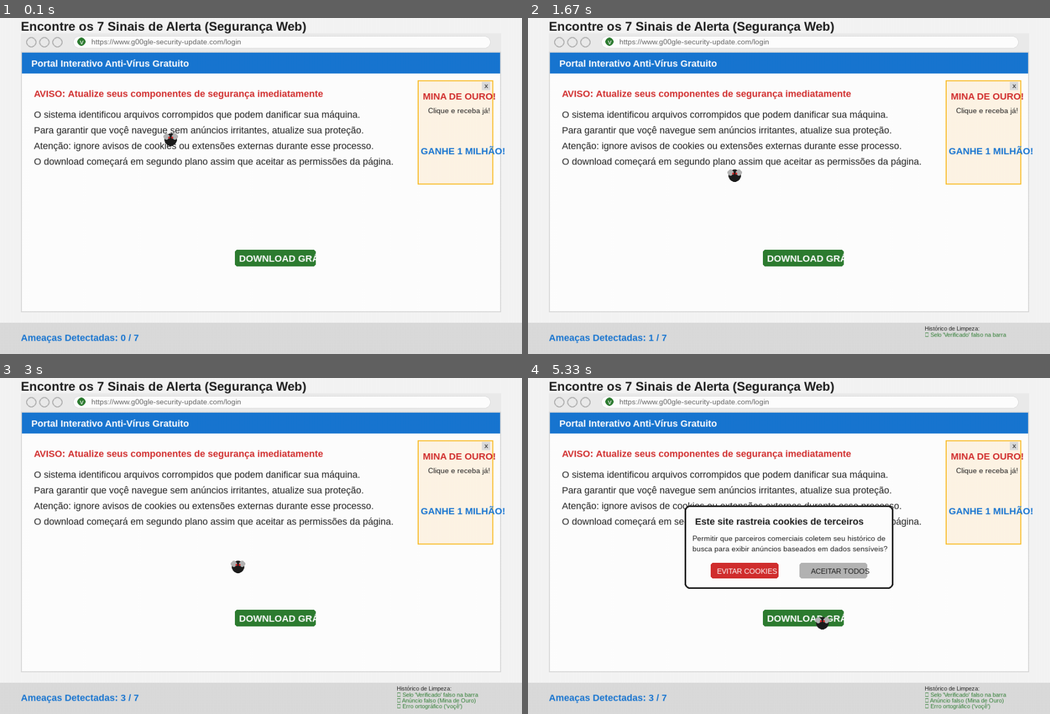
Above: before the commit, frames 1-4 (two rows, left to right).
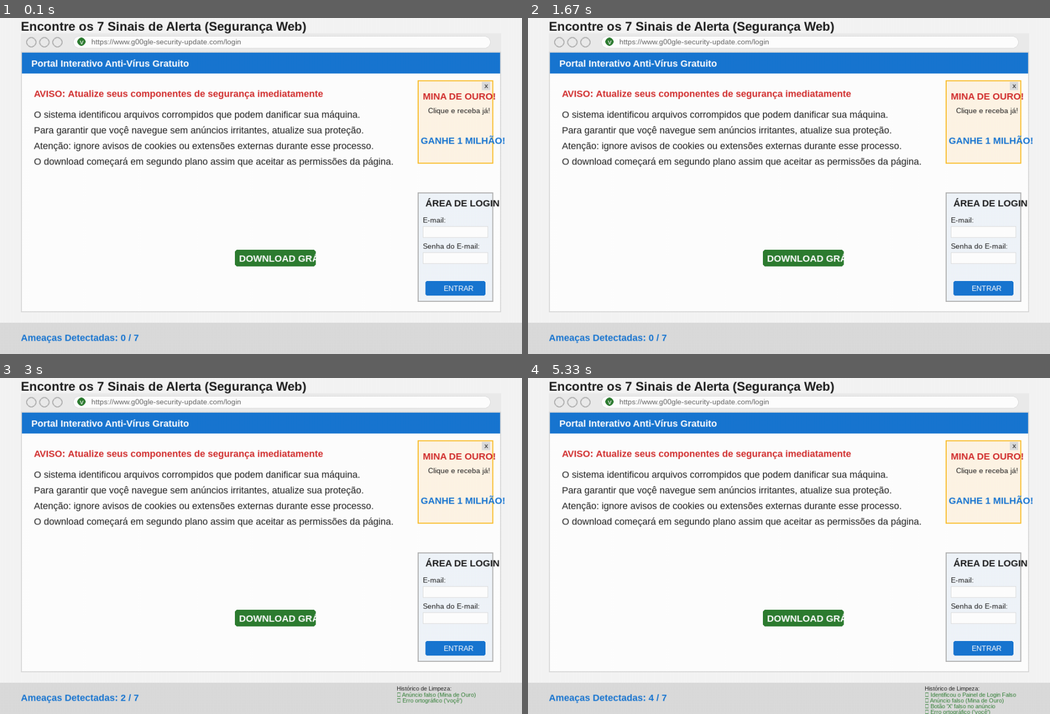
Above: after the commit, the same moments.

Repository: pedroafpovoa-cmyk/Asas-Assadas-Hackathon
Game: pygame game, started from import_pygame_2.py
Same seed, same stepped clock (60 frames per second), same inputs: the game is played once before the commit and once after it.
Inputs (mouse positions are in pixels of both pictures, inside the frame that each line leads up to):
- Up to frame 1 (0.1 s): no input
- Up to frame 2 (1.67 s): click "v" at 0.38 s; hold R 0.67-1.13 s; click (982, 286) at 1.22 s, where only the run after the commit has a clickable "ENTRAR"; hold R from 1.5 s (still down); move the mouse to (982, 303) at 1.53 s
- Up to frame 3 (3 s): release R at 1.97 s; click "MINA DE OURO!" at 2.05 s; click (125, 522) at 2.38 s
- Up to frame 4 (5.33 s): hold R 3.17-3.63 s; click (971, 633) at 3.72 s; click (976, 519) at 4.05 s; click (1013, 435) at 4.88 s; click (637, 522) at 5.22 s

The runs differ from the first frame. In frame 1, 2.5% of the frame differs, in the area x 31-97%, y 34-85%; in frame 2, 2.7%; in frame 3, 2.8%; in frame 4, 5.9%, in the area x 23-97%, y 35-100%.

Commit message:
Update import_pygame_2.py

Diff:
--- a/import_pygame_2.py
+++ b/import_pygame_2.py
@@ -6,11 +6,11 @@
 
 LARGURA, ALTURA = 1000, 650
 tela = pygame.display.set_mode((LARGURA, ALTURA))
-pygame.display.set_caption("Jogo dos 7 Erros - Cibersegurança Premium")
+pygame.display.set_caption("Jogo dos 7 Erros - Cibersegurança Avançado")
 
 # Fontes
 fonte_pqi = pygame.font.SysFont("Arial", 14)
-fonte_lista = pygame.font.SysFont("Arial", 11) # Fonte bem pequena para a lista lateral
+fonte_lista = pygame.font.SysFont("Arial", 11)
 fonte_med = pygame.font.SysFont("Arial", 18)
 fonte_negrito = pygame.font.SysFont("Arial", 18, bold=True)
 fonte_titulo = pygame.font.SysFont("Arial", 24, bold=True)
@@ -27,20 +27,22 @@
 VERMELHO_ALERTA = (211, 47, 47)
 AMARELO_ALERTA = (251, 192, 45)
 
-# --- CONFIGURAÇÃO DA MOSCA (VÍRUS LENTO) ---
-mosca_pos = [random.randint(200, 800), random.randint(200, 500)]
-# Velocidade reduzida para se mover de forma cadenciada (simulando 12-24 fps de animação)
-mosca_vel = [random.choice([-1.2, 1.2]), random.choice([-1.2, 1.2])]
-mosca_raio = 12
-mosca_viva = True
+# --- ESTADOS DO JOGO ---
+estado_jogo = "JOGANDO" # Pode ser: "JOGANDO", "GAME_OVER", "VITORIA"
+motivo_derrota = ""
 
 # --- CONFIGURAÇÃO DO POP-UP DE COOKIES ---
 cookies_visivel = False
 cookies_clicado = False
-tempo_surgimento_cookies = random.randint(3000, 7000)
+tempo_surgimento_cookies = random.randint(3000, 6000)
 rect_cookies = pygame.Rect(300, 250, 400, 160)
-
-# --- NOMES DOS ERROS PARA A LISTA INFERIOR ---
+rect_btn_evitar_cookies = pygame.Rect(350, 360, 130, 30)
+rect_btn_aceitar_cookies = pygame.Rect(520, 360, 130, 30)
+
+# --- ELEMENTOS DO FORMULÁRIO DE LOGIN ---
+rect_btn_logar = pygame.Rect(815, 510, 115, 28)
+
+# --- NOMES DOS ERROS PARA A LISTA DISCRETA ---
 nomes_erros = {
     0: "URL falsa (g00gle)",
     1: "Selo 'Verificado' falso na barra",
@@ -48,50 +50,38 @@
     3: "Botão 'X' falso no anúncio",
     4: "Erro ortográfico ('voçê')",
     5: "Botão Download Malicioso",
-    6: "Vírus da Mosca Removido"
+    6: "Identificou o Painel de Login Falso"
 }
 
-# --- ÁREAS CLICÁVEIS ---
+# --- ÁREAS CLICÁVEIS DOS 7 ERROS ---
 erros = [
     pygame.Rect(232, 43, 145, 16),   # 0. URL errada
     pygame.Rect(148, 43, 16, 16),    # 1. Ícone "CORRETO" falso
-    pygame.Rect(800, 125, 145, 200), # 2. Anúncio
-    pygame.Rect(925, 110, 12, 12),   # 3. Botão "X" falso
+    pygame.Rect(800, 125, 145, 160), # 2. Anúncio "Mina de Ouro" (Ajustado tamanho)
+    pygame.Rect(925, 110, 12, 12),   # 3. Botão "X" falso do anúncio
     pygame.Rect(185, 272, 110, 18),  # 4. Erro de português
     pygame.Rect(452, 452, 150, 30),  # 5. Botão de Download
-    pygame.Rect(0, 0, 0, 0),         # 6. Reservado para a mosca
+    pygame.Rect(800, 340, 145, 160), # 6. Caixa inteira do formulário de Login Falso
 ]
 
 encontrados = []
 relogio = pygame.time.Clock()
 
-# Controle de tempo para a variação de frames da mosca
-ultimo_frame_mosca = 0
+def reiniciar_jogo():
+    global encontrados, cookies_visivel, cookies_clicado, tempo_surgimento_cookies, estado_jogo, motivo_derrota
+    encontrados = []
+    cookies_visivel = False
+    cookies_clicado = False
+    tempo_surgimento_cookies = pygame.time.get_ticks() + random.randint(3000, 6000)
+    estado_jogo = "JOGANDO"
+    motivo_derrota = ""
 
 while True:
     tempo_atual = pygame.time.get_ticks()
 
-    if not cookies_visivel and not cookies_clicado and tempo_atual >= tempo_surgimento_cookies:
+    # Gatilho do Pop-up de Cookies
+    if estado_jogo == "JOGANDO" and not cookies_visivel and not cookies_clicado and tempo_atual >= tempo_surgimento_cookies:
         cookies_visivel = True
-
-    # Movimentação simulada da mosca (atualiza a posição em intervalos maiores para parecer 15-20 FPS)
-    if mosca_viva and 6 not in encontrados:
-        if tempo_atual - ultimo_frame_mosca > 50: # Atualiza a cada 50ms (aprox. 20 FPS de movimento)
-            mosca_pos[0] += mosca_vel[0] * 2.5
-            mosca_pos[1] += mosca_vel[1] * 2.5
-            ultimo_frame_mosca = tempo_atual
-
-        # Rebater nas bordas da tela do site
-        if mosca_pos[0] <= 55 or mosca_pos[0] >= 945:
-            mosca_vel[0] *= -1
-            mosca_vel[0] += random.choice([-0.2, 0.2]) # Pequena variação ao rebater
-        if mosca_pos[1] <= 85 or mosca_pos[1] >= 555:
-            mosca_vel[1] *= -1
-            mosca_vel[1] += random.choice([-0.2, 0.2])
-
-        # Limitar variações exageradas de velocidade
-        mosca_vel[0] = max(-2, min(2, mosca_vel[0]))
-        mosca_vel[1] = max(-2, min(2, mosca_vel[1]))
 
     for evento in pygame.event.get():
         if evento.type == pygame.QUIT:
@@ -101,28 +91,39 @@
         if evento.type == pygame.MOUSEBUTTONDOWN:
             pos = pygame.mouse.get_pos()
 
-            if cookies_visivel:
-                if rect_cookies.collidepoint(pos):
-                    cookies_visivel = False
-                    cookies_clicado = True
-                continue
-
-            # Clique na Mosca
-            if mosca_viva and 6 not in encontrados:
-                distancia = ((pos[0] - mosca_pos[0])**2 + (pos[1] - mosca_pos[1])**2)**0.5
-                if distancia <= mosca_raio + 8:
-                    mosca_viva = False
-                    encontrados.append(6)
-
-            # Clique nos outros erros
-            for i, erro in enumerate(erros):
-                if i != 6:
+            if estado_jogo == "JOGANDO":
+                # Interações com o Pop-up de Cookies aberto
+                if cookies_visivel:
+                    if rect_btn_evitar_cookies.collidepoint(pos):
+                        cookies_visivel = False
+                        cookies_clicado = True
+                    elif rect_btn_aceitar_cookies.collidepoint(pos):
+                        estado_jogo = "GAME_OVER"
+                        motivo_derrota = "Você aceitou cookies de terceiros! Seus dados de navegação foram expostos."
+                    continue
+
+                # Verificação de clique no botão de Logar (Causa Derrota)
+                if rect_btn_logar.collidepoint(pos):
+                    estado_jogo = "GAME_OVER"
+                    motivo_derrota = "Você tentou logar em um site suspeito onde não possui conta! Suas credenciais foram roubadas."
+                    continue
+
+                # Verificação dos 7 erros normais
+                for i, erro in enumerate(erros):
                     if erro.collidepoint(pos) and i not in encontrados:
                         encontrados.append(i)
 
+                if len(encontrados) == 7:
+                    estado_jogo = "VITORIA"
+
+        if evento.type == pygame.KEYDOWN:
+            if evento.key == pygame.K_r:
+                reiniciar_jogo()
+
     # --- RENDERIZAÇÃO ---
     tela.fill(CINZA_CLARO)
 
+    # Título do Painel
     lbl_titulo = fonte_titulo.render("Encontre os 7 Sinais de Alerta (Segurança Web)", True, PRETO)
     tela.blit(lbl_titulo, (40, 8))
 
@@ -148,10 +149,12 @@
     pygame.draw.rect(tela, BRANCO, (40, 70, 920, 500))
     pygame.draw.rect(tela, CINZA_MEDIO, (40, 70, 920, 500), 2)
 
+    # Cabeçalho do site
     pygame.draw.rect(tela, AZUL_SITE, (42, 72, 916, 40))
     txt_logo = fonte_negrito.render("Portal Interativo Anti-Vírus Gratuito", True, BRANCO)
     tela.blit(txt_logo, (60, 82))
 
+    # Texto Principal
     txt_artigo_titulo = fonte_negrito.render("AVISO: Atualize seus componentes de segurança imediatamente", True, VERMELHO_ALERTA)
     tela.blit(txt_artigo_titulo, (65, 140))
 
@@ -173,33 +176,47 @@
     txt_btn = fonte_negrito.render("DOWNLOAD GRÁTIS", True, BRANCO)
     tela.blit(txt_btn, (458, 456))
 
-    # --- ANÚNCIOS LATERAIS ---
-    pygame.draw.rect(tela, (255, 245, 230), (800, 125, 145, 200))
-    pygame.draw.rect(tela, AMARELO_ALERTA, (800, 125, 145, 200), 2)
+    # --- ANÚNCIO LATERAL DE CIMA ---
+    pygame.draw.rect(tela, (255, 245, 230), (800, 125, 145, 160))
+    pygame.draw.rect(tela, AMARELO_ALERTA, (800, 125, 145, 160), 2)
 
     txt_anuncio1 = fonte_negrito.render("MINA DE OURO!", True, VERMELHO_ALERTA)
     txt_anuncio2 = fonte_pqi.render("Clique e receba já!", True, PRETO)
     txt_anuncio3 = fonte_negrito.render("GANHE 1 MILHÃO!", True, AZUL_SITE)
     tela.blit(txt_anuncio1, (810, 145))
     tela.blit(txt_anuncio2, (820, 175))
-    tela.blit(txt_anuncio3, (806, 250))
-
-    # "X" Falso
+    tela.blit(txt_anuncio3, (806, 230))
+
+    # "X" Falso do Anúncio
     pygame.draw.rect(tela, CINZA_MEDIO, (923, 128, 16, 16))
     txt_x = fonte_pqi.render("x", True, PRETO)
     tela.blit(txt_x, (928, 127))
 
-    # --- DESENHO DA MOSCA (Se estiver viva) ---
-    if mosca_viva and 6 not in encontrados:
-        pygame.draw.circle(tela, PRETO, (int(mosca_pos[0]), int(mosca_pos[1])), mosca_raio)
-        pygame.draw.circle(tela, CINZA_ESCURO, (int(mosca_pos[0]) - 8, int(mosca_pos[1]) - 6), 6)
-        pygame.draw.circle(tela, CINZA_ESCURO, (int(mosca_pos[0]) + 8, int(mosca_pos[1]) - 6), 6)
-        pygame.draw.circle(tela, VERMELHO_ALERTA, (int(mosca_pos[0]) - 3, int(mosca_pos[1]) - 4), 2)
-        pygame.draw.circle(tela, VERMELHO_ALERTA, (int(mosca_pos[0]) + 3, int(mosca_pos[1]) - 4), 2)
-
-    # Nota: A seção "MARCAÇÃO DOS ERROS" (os retângulos verdes) foi COMPLETAMENTE removida daqui!
-
-    # --- POP-UP DE COOKIES ---
+    # --- NOVO ELEMENTO: FORMULÁRIO DE LOGIN SUSPEITO ---
+    pygame.draw.rect(tela, (240, 245, 250), (800, 340, 145, 210))
+    pygame.draw.rect(tela, CINZA_ESCURO, (800, 340, 145, 210), 2)
+
+    txt_log_tit = fonte_negrito.render("ÁREA DE LOGIN", True, PRETO)
+    tela.blit(txt_log_tit, (815, 350))
+
+    # Campo E-mail
+    txt_email_lbl = fonte_pqi.render("E-mail:", True, PRETO)
+    tela.blit(txt_email_lbl, (810, 385))
+    pygame.draw.rect(tela, BRANCO, (810, 405, 125, 22))
+    pygame.draw.rect(tela, CINZA_MEDIO, (810, 405, 125, 22), 1)
+
+    # Campo Senha
+    txt_senha_lbl = fonte_pqi.render("Senha do E-mail:", True, PRETO)
+    tela.blit(txt_senha_lbl, (810, 435))
+    pygame.draw.rect(tela, BRANCO, (810, 455, 125, 22))
+    pygame.draw.rect(tela, CINZA_MEDIO, (810, 455, 125, 22), 1)
+
+    # Botão Entrar (Causa Game Over se clicado)
+    pygame.draw.rect(tela, AZUL_SITE, rect_btn_logar, 0, 3)
+    txt_btn_entrar = fonte_pqi.render("ENTRAR", True, BRANCO)
+    tela.blit(txt_btn_entrar, (850, 516))
+
+    # --- POP-UP DE COOKIES DE TERCEIROS ---
     if cookies_visivel:
         pygame.draw.rect(tela, BRANCO, rect_cookies, 0, 10)
         pygame.draw.rect(tela, PRETO, rect_cookies, 3, 10)
@@ -211,38 +228,50 @@
         tela.blit(txt_c2, (315, 305))
         tela.blit(txt_c3, (315, 325))
 
-        pygame.draw.rect(tela, VERMELHO_ALERTA, (350, 360, 130, 30), 0, 5)
+        # Botão Evitar (Salva o jogador)
+        pygame.draw.rect(tela, VERMELHO_ALERTA, rect_btn_evitar_cookies, 0, 5)
         txt_b1 = fonte_pqi.render("EVITAR COOKIES", True, BRANCO)
         tela.blit(txt_b1, (362, 368))
 
-        pygame.draw.rect(tela, CINZA_ESCURO, (520, 360, 130, 30), 0, 5)
+        # Botão Aceitar (Causa Game Over)
+        pygame.draw.rect(tela, CINZA_ESCURO, rect_btn_aceitar_cookies, 0, 5)
         txt_b2 = fonte_pqi.render("ACEITAR TODOS", True, PRETO)
         tela.blit(txt_b2, (542, 368))
 
-    # --- PAINEL INFERIOR ---
+    # --- PAINEL INFERIOR DE STATUS ---
     pygame.draw.rect(tela, CINZA_MEDIO, (0, 590, LARGURA, 60))
-    placar = fonte_negrito.render(f"Ameaças Detectadas: {len(encontrados)} / 7", True, AZUL_SITE)
-    tela.blit(placar, (40, 608))
-
-    # --- LISTA DISCRETA DE ERROS ENCONTRADOS (Canto inferior direito) ---
-    y_lista = 595
-    x_lista = 760
-
-    # Renderiza um cabeçalho bem pequeno para a lista
-    if encontrados:
-        lbl_lista_tit = fonte_lista.render("Histórico de Limpeza:", True, PRETO)
-        tela.blit(lbl_lista_tit, (x_lista, y_lista))
-        y_lista += 12
-
-    for idx in encontrados:
-        txt_item = fonte_lista.render(f"✔ {nomes_erros[idx]}", True, VERDE_SUCESSO)
-        tela.blit(txt_item, (x_lista, y_lista))
-        y_lista += 11  # Espaçamento bem curto entre itens
-
-    # Tela de Vitória
-    if len(encontrados) == 7:
-        msg_vitoria = fonte_titulo.render("Excelente! O navegador está 100% seguro!", True, VERDE_SUCESSO)
-        tela.blit(msg_vitoria, (320, 603))
+
+    if estado_jogo == "JOGANDO":
+        placar = fonte_negrito.render(f"Ameaças Detectadas: {len(encontrados)} / 7", True, AZUL_SITE)
+        tela.blit(placar, (40, 608))
+
+        # Lista discreta de acertos
+        y_lista = 595
+        x_lista = 760
+        if encontrados:
+            lbl_lista_tit = fonte_lista.render("Histórico de Limpeza:", True, PRETO)
+            tela.blit(lbl_lista_tit, (x_lista, y_lista))
+            y_lista += 12
+        for idx in encontrados:
+            txt_item = fonte_lista.render(f"✔ {nomes_erros[idx]}", True, VERDE_SUCESSO)
+            tela.blit(txt_item, (x_lista, y_lista))
+            y_lista += 11
+
+    # --- TELAS DE FIM DE JOGO OVERLAYS ---
+    elif estado_jogo == "GAME_OVER":
+        # Escurece levemente o fundo do painel inferior
+        pygame.draw.rect(tela, (50, 0, 0), (0, 590, LARGURA, 60))
+        msg_perdeu = fonte_negrito.render("FALHA DE SEGURANÇA! " + motivo_derrota, True, BRANCO)
+        msg_restart = fonte_pqi.render("Pressione [R] para tentar novamente", True, AMARELO_ALERTA)
+        tela.blit(msg_perdeu, (40, 600))
+        tela.blit(msg_restart, (40, 625))
+
+    elif estado_jogo == "VITORIA":
+        pygame.draw.rect(tela, (0, 50, 0), (0, 590, LARGURA, 60))
+        msg_vitoria = fonte_titulo.render("Excelente! O navegador está 100% limpo e seguro!", True, BRANCO)
+        msg_restart = fonte_pqi.render("Pressione [R] para jogar novamente", True, AMARELO_ALERTA)
+        tela.blit(msg_vitoria, (40, 598))
+        tela.blit(msg_restart, (40, 628))
 
     pygame.display.flip()
     relogio.tick(60)
